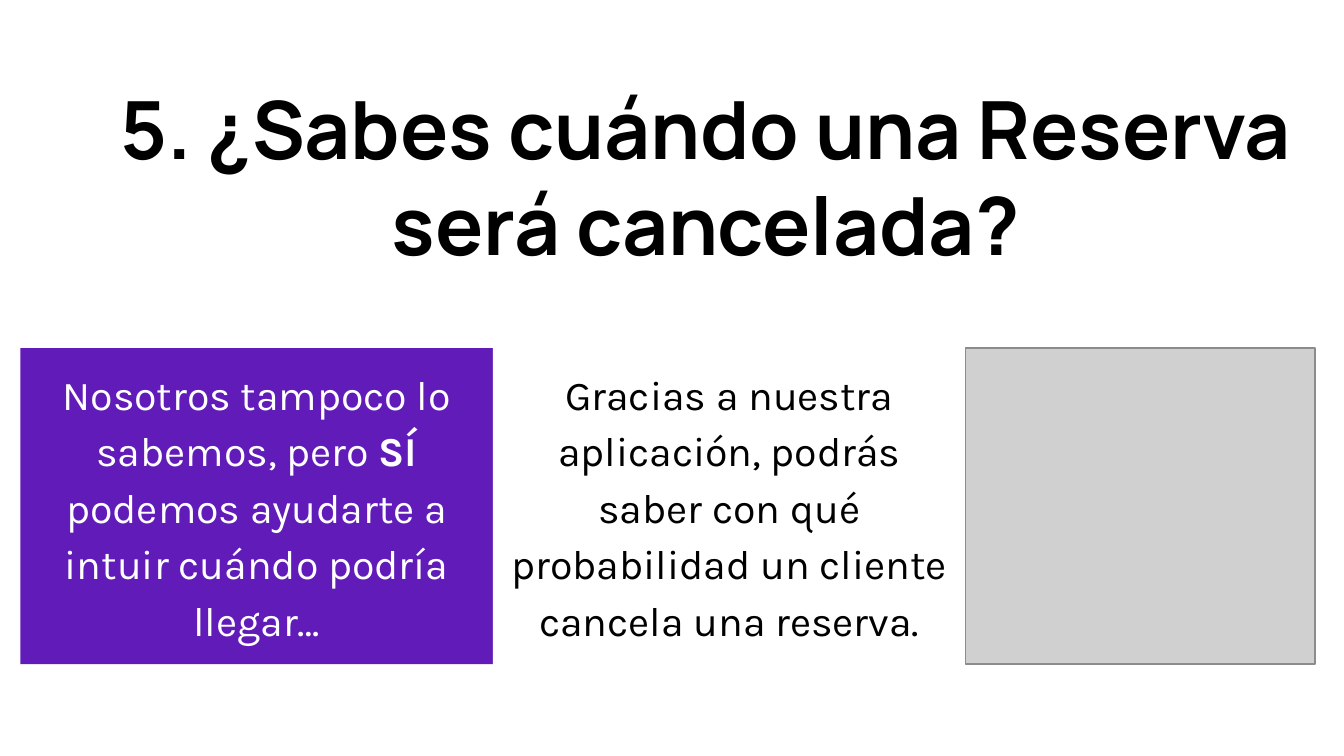
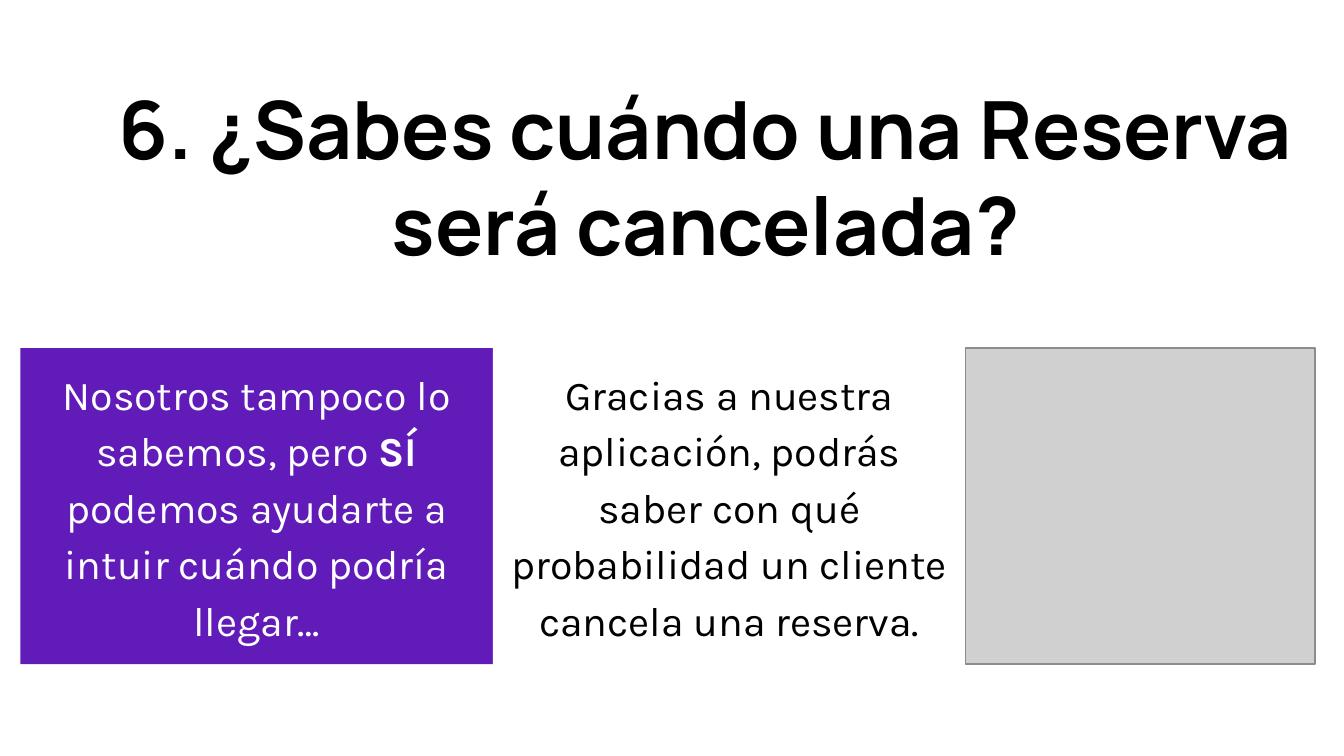
Before and after one commit to mrtfoix/Proyecto_final_codenotch, a slide deck: slide 7 of Presentacion.pptx (slide 6 before the commit). Drawn at 1344x756 pixels with LibreOffice and Linux fonts; fonts in the diff are those of the drawing; grey boxes stand for pictures. Boxes give left, top, right and bottom in pixels: in the first picture for what was removed or moved away, otherwise in the second. Text is boxed around its words. In the diff, an @@ line names an element or a change of style, - is before the commit and + after.

```diff
--- a/Presentacion.pptx
+++ b/Presentacion.pptx
@@ title at (119, 94, 1292, 257): text changed @@
-5. ¿Sabes cuándo una Reserva será cancelada?
+6. ¿Sabes cuándo una Reserva será cancelada?
```
Also in this commit, not shown: 3 other slides changed, 1 slide added.
